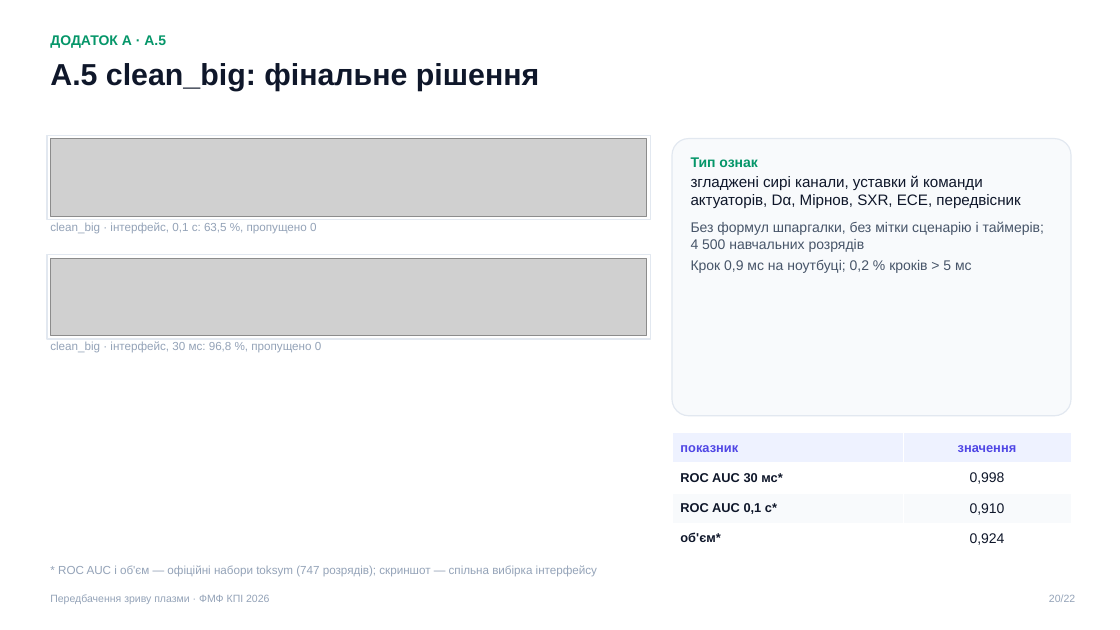
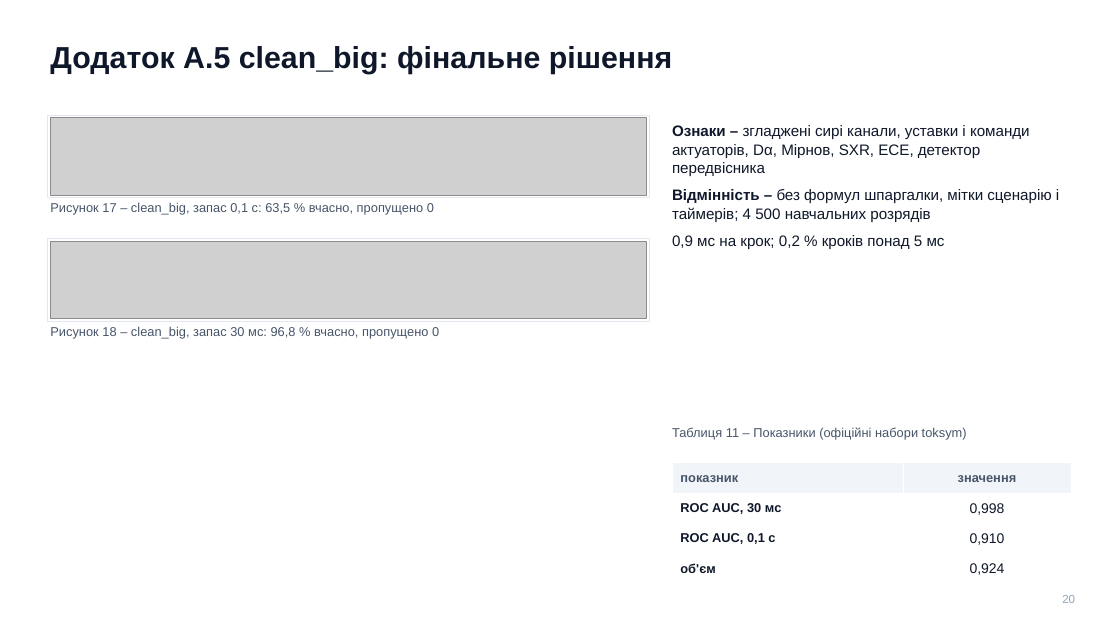
Before and after one commit to llllenah/plasma-disruption-prediction, a slide deck: slide 20 of docs/presentation.pptx. Drawn at 1120x630 pixels with LibreOffice and Linux fonts; fonts in the diff are those of the drawing; grey boxes stand for pictures. Boxes give left, top, right and bottom in pixels: in the first picture for what was removed or moved away, otherwise in the second. Text is boxed around its words. In the diff, an @@ line names an element or a change of style, - is before the commit and + after.

Commit message:
Presentation v4: academic layout, numbered figures and tables (DSTU 3008), diagnostic signals figure

```diff
--- a/docs/presentation.pptx
+++ b/docs/presentation.pptx
@@ text at [50,46,672,74]: text changed @@
-А.5 clean_big: фінальне рішення
+Додаток А.5 clean_big: фінальне рішення
@@ text removed at [50,35,166,48] @@
-ДОДАТОК А · А.5
@@ rectangle: place and size @@
-rectangle at [47,135,650,219]
+rectangle at [48,115,649,197]
@@ picture: place and size @@
-picture at [50,139,647,216]
+picture at [50,118,647,195]
@@ text at [672,125,1059,249]: text changed; size 12 to 13 pt; text colour #475569 to #0F172A @@
-Тип ознак
-згладжені сирі канали, уставки й команди актуаторів, Dα, Мірнов, SXR, ECE, передвісник
-Без формул шпаргалки, без мітки сценарію і таймерів; 4 500 навчальних розрядів
-Крок 0,9 мс на ноутбуці; 0,2 % кроків > 5 мс
+Ознаки – згладжені сирі канали, уставки і команди актуаторів, Dα, Мірнов, SXR, ECE, детектор передвісника
+Відмінність – без формул шпаргалки, мітки сценарію і таймерів; 4 500 навчальних розрядів
+0,9 мс на крок; 0,2 % кроків понад 5 мс
@@ rounded rectangle removed at [672,139,1071,416] @@
@@ text at [50,202,434,215]: text changed; size 10 to 11 pt; text colour #94A3B8 to #475569 @@
-clean_big · інтерфейс, 0,1 с: 63,5 %, пропущено 0
+Рисунок 17 – clean_big, запас 0,1 с: 63,5 % вчасно, пропущено 0
@@ rectangle: place and size @@
-rectangle at [47,255,650,339]
+rectangle at [48,239,649,321]
@@ picture: place and size @@
-picture at [50,258,647,335]
+picture at [50,241,647,318]
@@ text at [50,326,439,339]: text changed; size 10 to 11 pt; text colour #94A3B8 to #475569 @@
-clean_big · інтерфейс, 30 мс: 96,8 %, пропущено 0
+Рисунок 18 – clean_big, запас 30 мс: 96,8 % вчасно, пропущено 0
@@ text added at [672,427,967,440], 11 pt, text #475569 @@
+Таблиця 11 – Показники (офіційні набори toksym)
@@ table at [672,463,1071,584] @@
-row 2, column 1: ROC AUC 30 мс*
+row 2, column 1: ROC AUC, 30 мс
-row 3, column 1: ROC AUC 0,1 с*
+row 3, column 1: ROC AUC, 0,1 с
-row 4, column 1: об'єм*
+row 4, column 1: об'єм
@@ fill #EEF2FF to #F1F5F9 in row 1 @@
@@ fill #F8FAFC to #FFFFFF in row 3 @@
@@ text colour #4F46E5 to #475569 in "показник", "значення" @@
@@ table: place and size @@
-table at [672,433,1071,554]
+table at [672,463,1071,584]
@@ text removed at [58,565,597,577] @@
-* ROC AUC і об'єм — офіційні набори toksym (747 розрядів); скриншот — спільна вибірка інтерфейсу
@@ text removed at [50,594,269,604] @@
-Передбачення зриву плазми · ФМФ КПІ 2026
@@ text at [1062,595,1075,603]: text changed; size 9 to 10 pt @@
-20/22
+20
```
Also in this commit, not shown: 19 other slides changed, 2 slides added, 2 slides removed, 5 other files.
